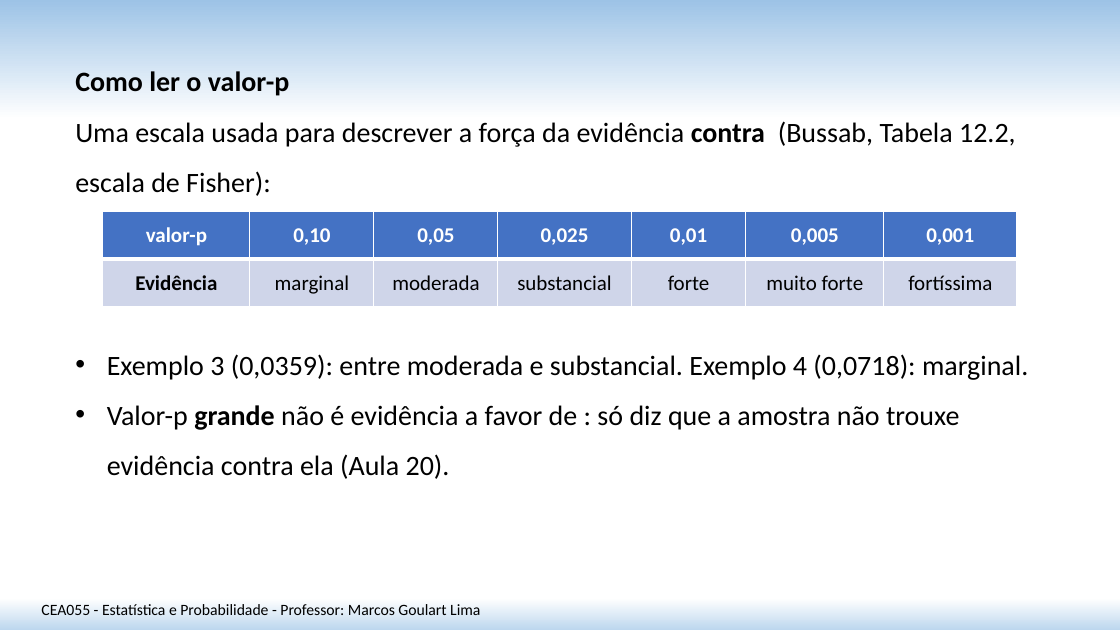
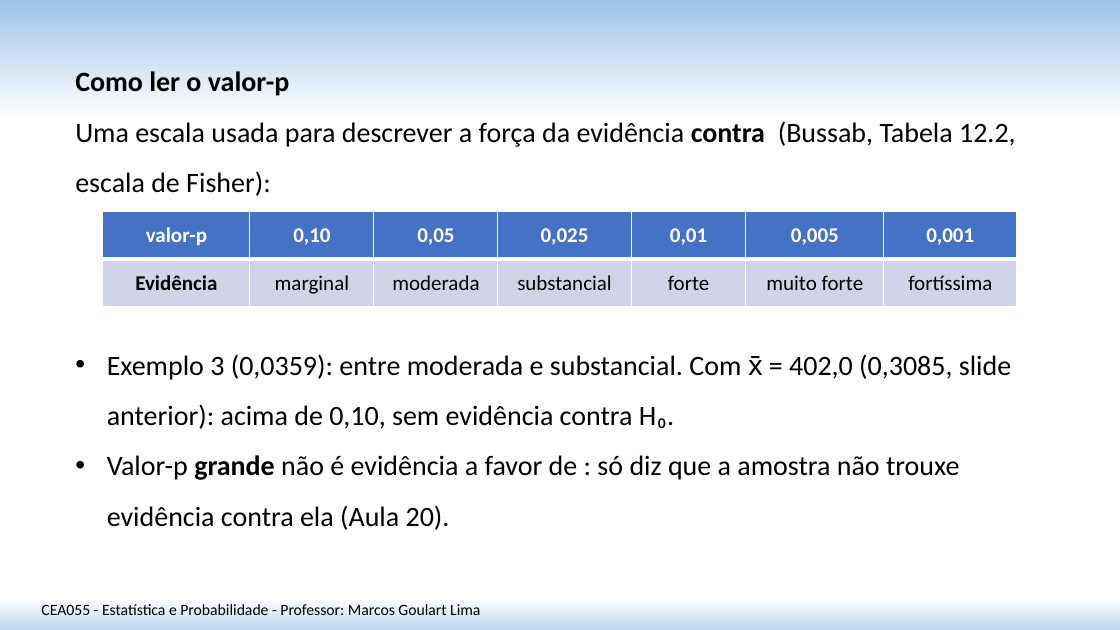
Before and after one commit to matmarcos/minhas-aulas, a slide deck: slide 16 of content/2026-2/cea055-estatistica-probabilidade/21-teste-hipotese-media-var-conhecida/Aula_21_Teste_Hipotese_Media_Var_Conhecida_SITE.pptx (slide 19 before the commit). Drawn at 1120x630 pixels with LibreOffice and Linux fonts; fonts in the diff are those of the drawing. Boxes give left, top, right and bottom in pixels: in the first picture for what was removed or moved away, otherwise in the second. Text is boxed around its words. In the diff, an @@ line names an element or a change of style, - is before the commit and + after.

```diff
--- a/content/2026-2/cea055-estatistica-probabilidade/21-teste-hipotese-media-var-conhecida/Aula_21_Teste_Hipotese_Media_Var_Conhecida_SITE.pptx
+++ b/content/2026-2/cea055-estatistica-probabilidade/21-teste-hipotese-media-var-conhecida/Aula_21_Teste_Hipotese_Media_Var_Conhecida_SITE.pptx
@@ text at [107,354,1011,429]: text changed @@
-• Exemplo 3 (0,0359): entre moderada e substancial. Exemplo 4 (0,0718): marginal.
+• Exemplo 3 (0,0359): entre moderada e substancial. Com x̄ = 402,0 (0,3085, slide anterior): acima de 0,10, sem evidência contra H₀.
```
Also in this commit, not shown: 10 other slides changed, 2 slides added, 1 other file.
